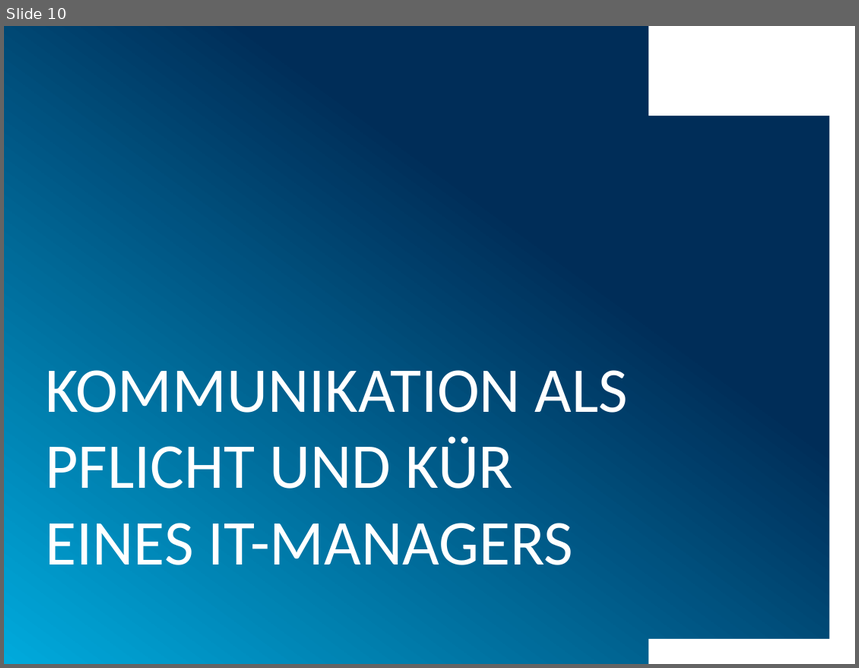
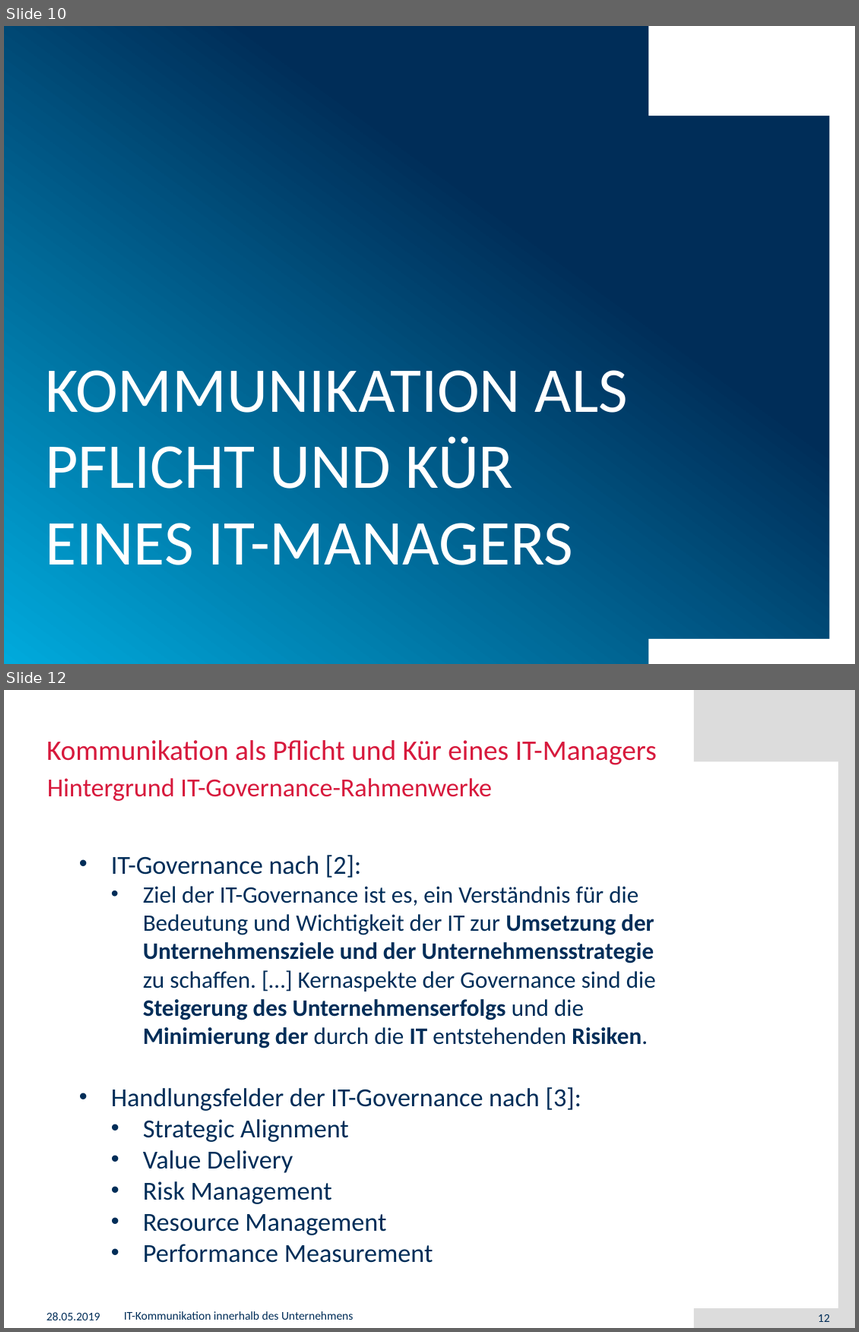
Before and after one commit to muensto/itm_vortrag_1233, a slide deck: 20190528.pptx. Shown one above the other, each under a label of ours: slide 10 before the commit, slides 10 and 12 after it; the slides between them are not shown. The pictures are 859x668 and 859x1332 pixels, drawn with LibreOffice and Linux fonts; fonts in the diff are those of the drawing; background and template pictures are left out. Boxes give left, top, right and bottom in pixels: in the first picture for what was removed or moved away, otherwise in the second. Text is boxed around its words. In the diff, an @@ line names an element or a change of style, - is before the commit and + after.

```diff
--- a/20190528.pptx
+++ b/20190528.pptx
@@ slide 12 added at (4,690,855,1328), background #FFFFFF @@
@@ rectangle added at (694,690,855,761), fill #DCDCDC @@
@@ rectangle added at (839,690,855,1323), fill #DCDCDC @@
@@ title added at (47,740,657,765), 24 pt, text #D7193C @@
+Kommunikation als Pflicht und Kür eines IT-Managers
@@ text added at (47,778,492,801), 22 pt, text #D7193C @@
+Hintergrund IT-Governance-Rahmenwerke
@@ text added at (111,855,656,1263), 20 pt, text #002D58 @@
+• IT-Governance nach [2]:
+  • Ziel der IT-Governance ist es, ein Verständnis für die Bedeutung und Wichtigkeit der IT zur Umsetzung der Unternehmensziele und der Unternehmensstrategie zu schaffen. […] Kernaspekte der Governance sind die Steigerung des Unternehmenserfolgs und die Minimierung der durch die IT entstehenden Risiken.
+• Handlungsfelder der IT-Governance nach [3]:
+  • Strategic Alignment
+  • Value Delivery
+  • Risk Management
+  • Resource Management
+  • Performance Measurement
@@ text added at (47,1312,101,1321), 10 pt, text #002D58 @@
+28.05.2019
@@ text added at (124,1312,353,1320), 10 pt, text #002D58 @@
+IT-Kommunikation innerhalb des Unternehmens
@@ rectangle added at (694,1309,855,1328), fill #DCDCDC @@
@@ page number added at (818,1315,830,1322), 10 pt, text #002D58 @@
+12
```
Also in this commit, not shown: 2 slides changed, 12 other slides added.
